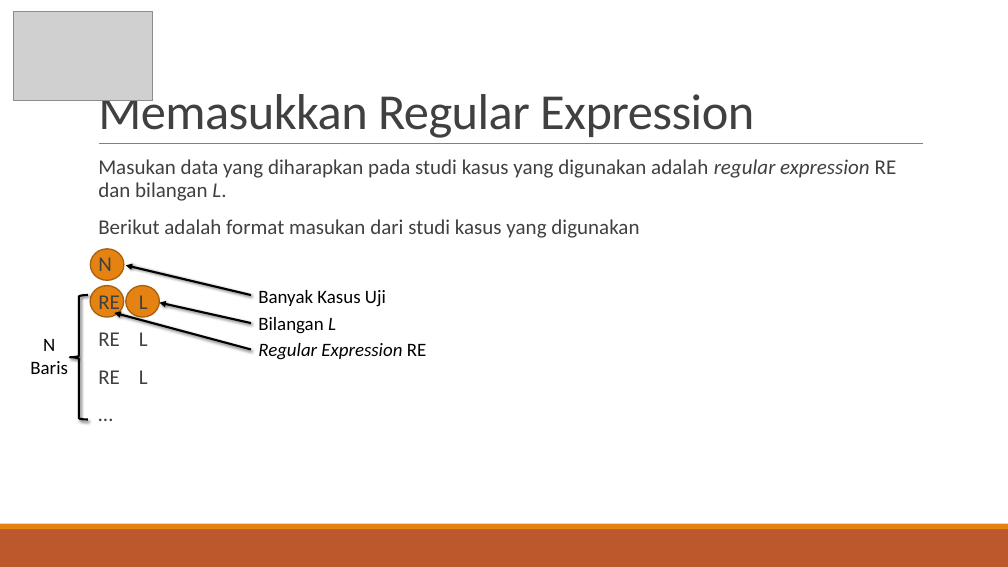
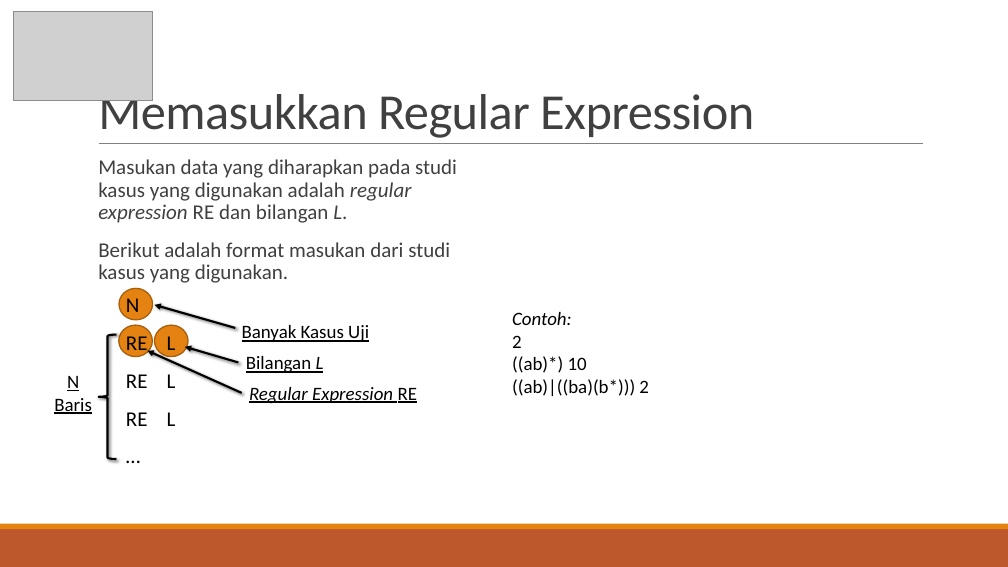
Before and after one commit to ryusan/TA-CTSTRING, a slide deck: slide 11 of 5111100079 Presentasi.pptx. Drawn at 1008x567 pixels with LibreOffice and Linux fonts; fonts in the diff are those of the drawing; grey boxes stand for pictures. Boxes give left, top, right and bottom in pixels: in the first picture for what was removed or moved away, otherwise in the second. Text is boxed around its words. In the diff, an @@ line names an element or a change of style, - is before the commit and + after.

```diff
--- a/5111100079 Presentasi.pptx
+++ b/5111100079 Presentasi.pptx
@@ text at <box>98,242,450,283</box>: text changed @@
-  Berikut adalah format masukan dari studi kasus yang digunakan
-  N
-  RE L
-  RE L
-  RE L
-  …
+  Berikut adalah format masukan dari studi kasus yang digunakan.
@@ text added at <box>126,298,176,426</box>, 20 pt, text #000000 @@
+N
+RE L
+RE L
+RE L
+…
@@ arrow moved from (251, 295) - (126, 265) to (235, 328) - (154, 305) @@
@@ text "Banyak Kasus Uji": place and size @@
-text "Banyak Kasus Uji" at <box>258,290,386,307</box>
+text "Banyak Kasus Uji" at <box>242,325,369,342</box>
@@ text added at <box>512,312,649,396</box>, 18 pt, text #000000 @@
+Contoh:
+2
+((ab)*) 10
+((ab)|((ba)(b*))) 2
@@ 3 ellipses, 1 left brace: place and size @@
-3 ellipses, 1 left brace at <box>70,249,159,420</box>
+3 ellipses, 1 left brace at <box>98,288,188,460</box>
@@ arrow moved from (251, 349) - (114, 313) to (242, 393) - (147, 351) @@
@@ arrow moved from (251, 323) - (160, 302) to (238, 362) - (185, 347) @@
@@ text "Bilangan L": place and size @@
-text "Bilangan L" at <box>258,317,336,334</box>
+text "Bilangan L" at <box>246,356,324,373</box>
@@ underline on in 4 elements at <box>242,325,369,342</box>, <box>246,356,324,373</box>, <box>249,387,417,404</box>, <box>32,374,115,411</box> @@
@@ ellipse "N Baris": place and size @@
-ellipse "N Baris" at <box>8,337,91,374</box>
+ellipse "N Baris" at <box>32,374,115,411</box>
@@ text "Regular Expression RE": place and size @@
-text "Regular Expression RE" at <box>258,343,426,360</box>
+text "Regular Expression RE" at <box>249,387,417,404</box>
```
Also in this commit, not shown: 43 other slides changed, 3 slides added, 2 slides removed, 51 other files.
